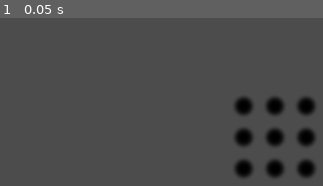
Above: before the commit, frame 1.
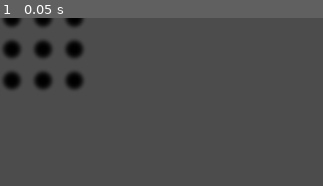
Above: after the commit, the same moment.

Repository: dsmtE/LofiPanic
Game: Godot game, scene res://Scenes/telephone.tscn
Same seed, same stepped clock (60 frames per second), same inputs: the game is played once before the commit and once after it. This scene is started directly instead of the project's main scene.
Inputs:
- Up to frame 1 (0.05 s): no input

The runs differ from the first frame. In frame 1, 8.1% of the frame differs, in the area x 0-98%, y 0-96%.

Commit message:
le mdp tel, fini

Diff:
--- a/Scenes/telephone.tscn
+++ b/Scenes/telephone.tscn
@@ -1,93 +1,109 @@
-[gd_scene load_steps=4 format=2]
+[gd_scene load_steps=5 format=2]
 
 [ext_resource path="res://Textures/Point.png" type="Texture" id=1]
 [ext_resource path="res://Scripts/phonePassword.gd" type="Script" id=2]
+[ext_resource path="res://Scripts/PhonePasswordButton.gd" type="Script" id=3]
 
 [sub_resource type="CircleShape2D" id=1]
-radius = 12.0
+radius = 22.0
 
 [node name="Telephone" type="Node2D"]
 
-[node name="Node2D" type="Node2D" parent="."]
+[node name="PasswordPad" type="Node2D" parent="."]
 script = ExtResource( 2 )
 
-[node name="Button0" type="Sprite" parent="Node2D"]
-position = Vector2( 390, 141 )
+[node name="Button0" type="Sprite" parent="PasswordPad"]
+position = Vector2( 19, 0 )
 texture = ExtResource( 1 )
 
-[node name="Area2D" type="Area2D" parent="Node2D/Button0"]
+[node name="Area2D0" type="Area2D" parent="PasswordPad/Button0"]
+script = ExtResource( 3 )
 
-[node name="CollisionShape2D" type="CollisionShape2D" parent="Node2D/Button0/Area2D"]
+[node name="Point0" type="CollisionShape2D" parent="PasswordPad/Button0/Area2D0"]
 shape = SubResource( 1 )
 
-[node name="Button1" type="Sprite" parent="Node2D"]
-position = Vector2( 440, 141 )
+[node name="Button1" type="Sprite" parent="PasswordPad"]
+position = Vector2( 69, 0 )
 texture = ExtResource( 1 )
 
-[node name="Area2D" type="Area2D" parent="Node2D/Button1"]
+[node name="Area2D1" type="Area2D" parent="PasswordPad/Button1"]
+script = ExtResource( 3 )
 
-[node name="CollisionShape2D" type="CollisionShape2D" parent="Node2D/Button1/Area2D"]
+[node name="Point1" type="CollisionShape2D" parent="PasswordPad/Button1/Area2D1"]
 shape = SubResource( 1 )
 
-[node name="Button2" type="Sprite" parent="Node2D"]
-position = Vector2( 490, 141 )
+[node name="Button2" type="Sprite" parent="PasswordPad"]
+position = Vector2( 119, 0 )
 texture = ExtResource( 1 )
 
-[node name="Area2D" type="Area2D" parent="Node2D/Button2"]
+[node name="Area2D2" type="Area2D" parent="PasswordPad/Button2"]
+script = ExtResource( 3 )
 
-[node name="CollisionShape2D" type="CollisionShape2D" parent="Node2D/Button2/Area2D"]
+[node name="Point2" type="CollisionShape2D" parent="PasswordPad/Button2/Area2D2"]
 shape = SubResource( 1 )
 
-[node name="Button3" type="Sprite" parent="Node2D"]
-position = Vector2( 390, 191 )
+[node name="Button3" type="Sprite" parent="PasswordPad"]
+position = Vector2( 19, 50 )
 texture = ExtResource( 1 )
 
-[node name="Area2D" type="Area2D" parent="Node2D/Button3"]
+[node name="Area2D3" type="Area2D" parent="PasswordPad/Button3"]
+script = ExtResource( 3 )
 
-[node name="CollisionShape2D" type="CollisionShape2D" parent="Node2D/Button3/Area2D"]
+[node name="Point3" type="CollisionShape2D" parent="PasswordPad/Button3/Area2D3"]
 shape = SubResource( 1 )
 
-[node name="Button4" type="Sprite" parent="Node2D"]
-position = Vector2( 440, 191 )
+[node name="Button4" type="Sprite" parent="PasswordPad"]
+position = Vector2( 69, 50 )
 texture = ExtResource( 1 )
 
-[node name="Area2D" type="Area2D" parent="Node2D/Button4"]
+[node name="Area2D4" type="Area2D" parent="PasswordPad/Button4"]
+script = ExtResource( 3 )
 
-[node name="CollisionShape2D" type="CollisionShape2D" parent="Node2D/Button4/Area2D"]
+[node name="Point4" type="CollisionShape2D" parent="PasswordPad/Button4/Area2D4"]
 shape = SubResource( 1 )
 
-[node name="Button5" type="Sprite" parent="Node2D"]
-position = Vector2( 490, 191 )
+[node name="Button5" type="Sprite" parent="PasswordPad"]
+position = Vector2( 119, 50 )
 texture = ExtResource( 1 )
 
-[node name="Area2D" type="Area2D" parent="Node2D/Button5"]
+[node name="Area2D5" type="Area2D" parent="PasswordPad/Button5"]
+script = ExtResource( 3 )
 
-[node name="CollisionShape2D" type="CollisionShape2D" parent="Node2D/Button5/Area2D"]
+[node name="Point5" type="CollisionShape2D" parent="PasswordPad/Button5/Area2D5"]
 shape = SubResource( 1 )
 
-[node name="Button6" type="Sprite" parent="Node2D"]
-position = Vector2( 390, 241 )
+[node name="Button6" type="Sprite" parent="PasswordPad"]
+position = Vector2( 19, 100 )
 texture = ExtResource( 1 )
 
-[node name="Area2D" type="Area2D" parent="Node2D/Button6"]
+[node name="Area2D6" type="Area2D" parent="PasswordPad/Button6"]
+script = ExtResource( 3 )
 
-[node name="CollisionShape2D" type="CollisionShape2D" parent="Node2D/Button6/Area2D"]
+[node name="Point6" type="CollisionShape2D" parent="PasswordPad/Button6/Area2D6"]
 shape = SubResource( 1 )
 
-[node name="Button7" type="Sprite" parent="Node2D"]
-position = Vector2( 440, 241 )
+[node name="Button7" type="Sprite" parent="PasswordPad"]
+position = Vector2( 69, 100 )
 texture = ExtResource( 1 )
 
-[node name="Area2D" type="Area2D" parent="Node2D/Button7"]
+[node name="Area2D7" type="Area2D" parent="PasswordPad/Button7"]
+script = ExtResource( 3 )
 
-[node name="CollisionShape2D" type="CollisionShape2D" parent="Node2D/Button7/Area2D"]
+[node name="Point7" type="CollisionShape2D" parent="PasswordPad/Button7/Area2D7"]
 shape = SubResource( 1 )
 
-[node name="Button8" type="Sprite" parent="Node2D"]
-position = Vector2( 490, 241 )
+[node name="Button8" type="Sprite" parent="PasswordPad"]
+position = Vector2( 119, 100 )
 texture = ExtResource( 1 )
 
-[node name="Area2D" type="Area2D" parent="Node2D/Button8"]
+[node name="Area2D8" type="Area2D" parent="PasswordPad/Button8"]
+script = ExtResource( 3 )
 
-[node name="CollisionShape2D" type="CollisionShape2D" parent="Node2D/Button8/Area2D"]
+[node name="Point8" type="CollisionShape2D" parent="PasswordPad/Button8/Area2D8"]
 shape = SubResource( 1 )
+
+[node name="Line2D" type="Line2D" parent="PasswordPad"]
+points = PoolVector2Array( 0, 0 )
+default_color = Color( 1, 1, 1, 1 )
+texture_mode = 2
+joint_mode = 2
--- /dev/null
+++ b/Scripts/PhonePasswordButton.gd
@@ -0,0 +1,18 @@
+extends Area2D
+
+signal button_clicked
+signal button_overed
+
+func _ready():
+	connect("input_event", self, "_on_input_event")
+	connect("mouse_entered", self, "_on_mouse_entered")
+
+
+
+func _on_input_event(viewport: Node, event: InputEvent, shape_idx: int):
+	var mouse_event := event as InputEventMouseButton
+	if (mouse_event && mouse_event.pressed && mouse_event.button_index == BUTTON_LEFT):
+		emit_signal("button_clicked", self)
+
+func _on_mouse_entered():
+	emit_signal("button_overed", self)
--- a/Scripts/phonePassword.gd
+++ b/Scripts/phonePassword.gd
@@ -1,35 +1,63 @@
 extends Node2D
 
-var hovered: bool = false
-onready var buttons = [
-	$Button0/Area2D,
-	$Button1/Area2D,
-	$Button2/Area2D,
-	$Button3/Area2D,
-	$Button4/Area2D,
-	$Button5/Area2D,
-	$Button6/Area2D,
-	$Button7/Area2D,
-	$Button8/Area2D]
+var dragging: bool = false
+export var unlock_sequence: Array = [1, 4, 5, 8]
+onready var pos := global_position
+onready var buttons: Array = [
+	$Button0/Area2D0,
+	$Button1/Area2D1,
+	$Button2/Area2D2,
+	$Button3/Area2D3,
+	$Button4/Area2D4,
+	$Button5/Area2D5,
+	$Button6/Area2D6,
+	$Button7/Area2D7,
+	$Button8/Area2D8]
 
+onready var line: Line2D = $Line2D
+
+var last_button: int = -1
+var sequence: Array = []
 
 func _ready():
-	for node in buttons:
-		connect("input_event", self, "_on_Area2D_input_event")
-		connect("mouse_entered", self, "_on_Area2D_mouse_entered")
-		connect("mouse_exited", self, "_on_Area2D_mouse_exited")
+	line.clear_points()
+	for i in buttons.size():
+		buttons[i].connect("button_clicked", self, "_on_mouse_click")
+		buttons[i].connect("button_overed", self, "_on_mouse_entered")
 
-func _on_Area2D_input_event(viewport: Node, event: InputEvent, shape_idx: int):
-	var mouse_event := event as InputEventMouseButton
-	if (mouse_event && mouse_event.pressed && mouse_event.button_index == BUTTON_LEFT):
-		print("%s clicked" % name)
+func _on_mouse_click(button: Node):
+	last_button = buttons.find(button)
+	sequence.append(last_button)
+	line.add_point(button.get_parent().position)
+	line.add_point(button.get_parent().position)
+	dragging = true
 
-
-func _on_Area2D_mouse_entered():
-	hovered = true
-	print("%s mouse_entered" % name)
+func _on_mouse_entered(button: Node):
+	last_button = button.name[6] as int
+	if dragging && !sequence.has(last_button):
+		sequence.append(last_button)
+		line.add_point(button.get_parent().position, line.points.size()-1)
+		if sequence == unlock_sequence:
+			unlocked()
 
 
 func _on_Area2D_mouse_exited():
-	hovered = false
-	print("%s mouse_exited" % name)
+#	hovered = false
+	print("%i mouse_exited" % name)
+
+
+func _input(event: InputEvent):
+	if event is InputEventMouseButton and !event.is_pressed() && event.button_index == BUTTON_LEFT:
+		dragging = false
+		if sequence != unlock_sequence:
+			sequence.clear()
+			line.clear_points()
+			last_button = -1
+
+	if dragging && event is InputEventMouseMotion:
+		line.set_point_position(line.points.size()-1, event.position-pos)
+
+func unlocked():
+	line.remove_point(line.get_point_count()-1)
+	dragging = false
+	print("you win")
Binary file added: Textures/lofiRatonPlaceholder.jpg
Not shown, added: Textures/lofiRatonPlaceholder.jpg.import
